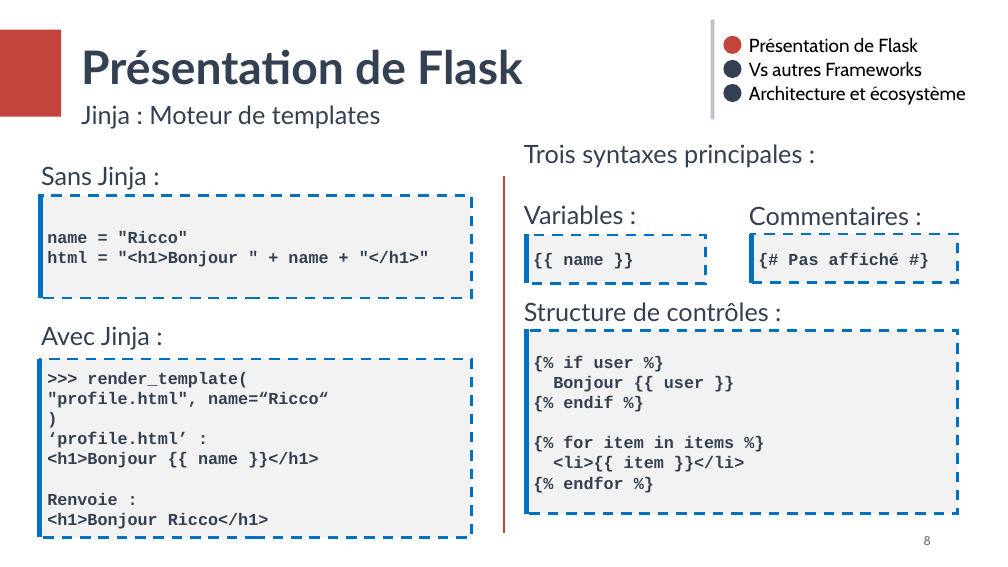
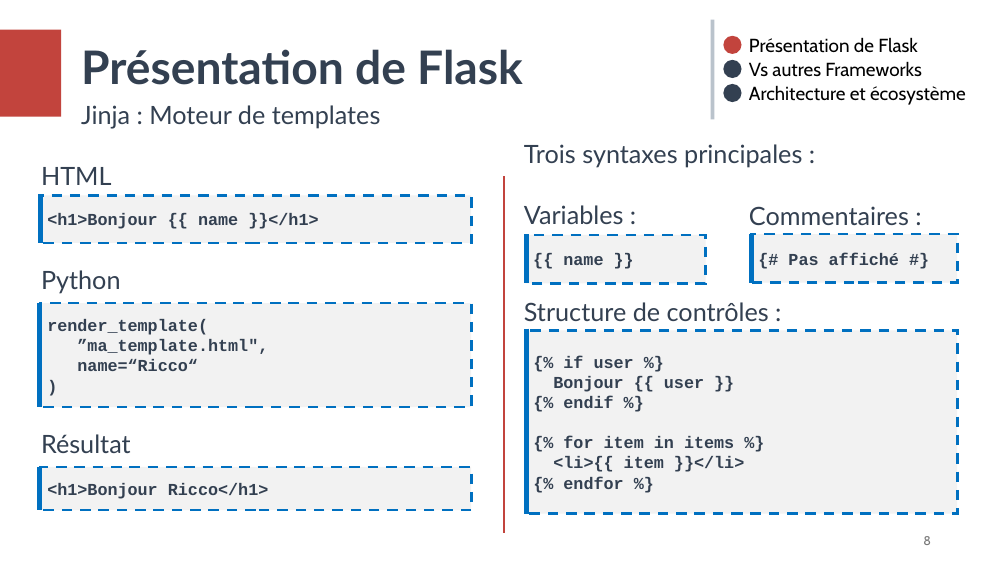
Before and after one commit to marinoo3/Atelier-Flask-SISE-td, a slide deck: slide 8 of Atelier_Flask_presentation.pptx. Drawn at 1008x567 pixels with LibreOffice and Linux fonts; fonts in the diff are those of the drawing. Boxes give left, top, right and bottom in pixels: in the first picture for what was removed or moved away, otherwise in the second. Text is boxed around its words. In the diff, an @@ line names an element or a change of style, - is before the commit and + after.

```diff
--- a/Atelier_Flask_presentation.pptx
+++ b/Atelier_Flask_presentation.pptx
@@ text at (x1=41, y1=167, x2=111, y2=185): text changed @@
-Sans Jinja :
+HTML
@@ rectangle "<h1>Bonjour {{ name }}</h1>" resized from (x1=40, y1=195, x2=472, y2=298) to (x1=40, y1=195, x2=472, y2=243) @@
@@ line moved from (41, 194) - (41, 298) to (41, 194) - (41, 243) @@
@@ text in rectangle at (x1=47, y1=213, x2=318, y2=229): text changed @@
-name = "Ricco"
-html = "<h1>Bonjour " + name + "</h1>"
+<h1>Bonjour {{ name }}</h1>
@@ text at (x1=41, y1=270, x2=121, y2=294): text changed @@
-Avec Jinja :
+Python
@@ line moved from (40, 359) - (40, 538) to (40, 303) - (40, 408) @@
@@ rectangle "render_template(" resized from (x1=40, y1=359, x2=472, y2=538) to (x1=40, y1=303, x2=472, y2=408) @@
@@ text in rectangle at (x1=47, y1=319, x2=268, y2=371): text changed @@
->>> render_template(
-"profile.html", name=“Ricco“
+render_template(
+”ma_template.html",
+name=“Ricco“
@@ text added at (x1=41, y1=434, x2=131, y2=453), 24 pt, text #334051 @@
+Résultat
@@ text in rectangle at (x1=47, y1=432, x2=318, y2=529): paragraphs removed @@
-‘profile.html’ :
-<h1>Bonjour {{ name }}</h1>
-Renvoie :
-<h1>Bonjour Ricco</h1>
@@ rectangle added at (x1=40, y1=467, x2=472, y2=510), fill #F2F2F2, outline #0070C0 2.5 pt dashed, 16 pt, text #334051, bold @@
+<h1>Bonjour Ricco</h1>
@@ line added from (40, 467) to (40, 510), #0070C0 4.5 pt @@
```
Also in this commit, not shown: 1 other file.
